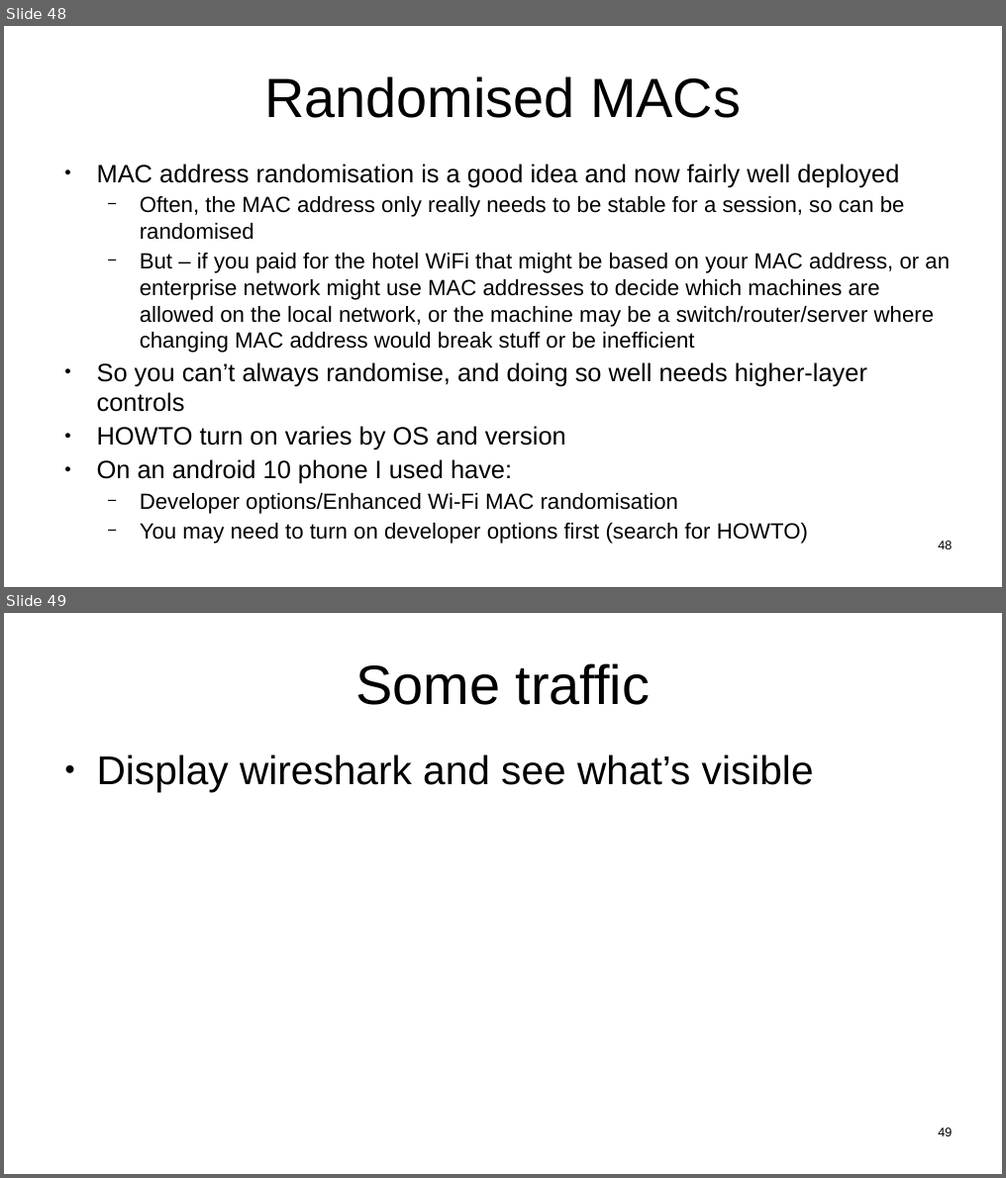
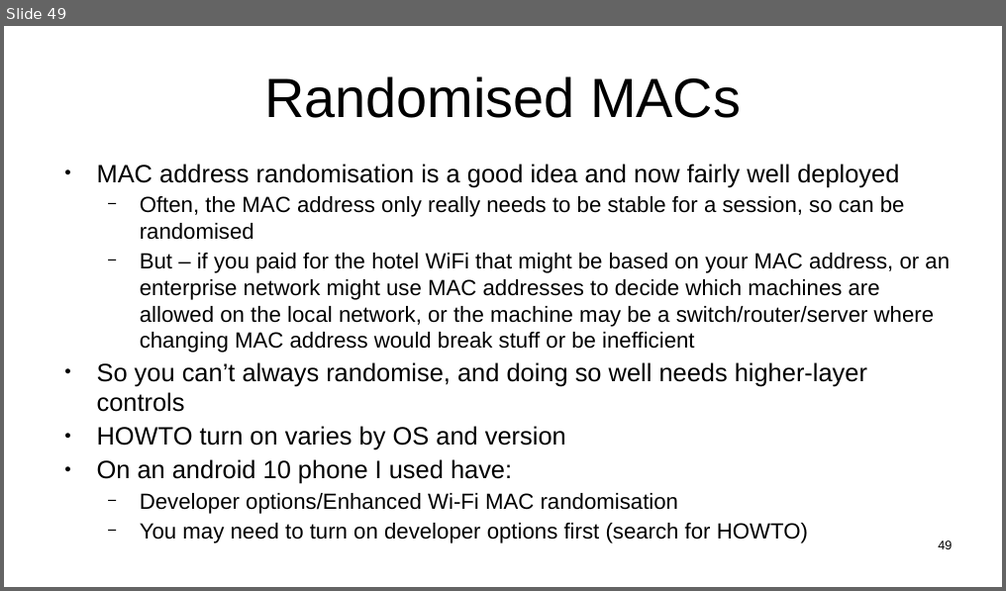
Before and after one commit to sftcd/witidtm, a slide deck: lectures/2026-2027/labs.odp. Shown one above the other, each under a label of ours: slides 48 and 49 before the commit, slide 49 after it. The pictures are 1006x1178 and 1006x591 pixels, drawn with LibreOffice and Linux fonts; fonts in the diff are those of the drawing. Boxes give left, top, right and bottom in pixels: in the first picture for what was removed or moved away, otherwise in the second. Text is boxed around its words. In the diff, an @@ line names an element or a change of style, - is before the commit and + after.

```diff
--- a/lectures/2026-2027/labs.odp
+++ b/lectures/2026-2027/labs.odp
@@ slide 49 removed at [4, 613, 1002, 1174], background #FFFFFF @@
@@ title removed at [355, 663, 649, 705] @@
-Some traffic
@@ text removed at [97, 755, 814, 792] @@
-● Display wireshark and see what’s visible
@@ page number removed at [938, 1128, 951, 1137] @@
-49
@@ what was slide 48 is now slide 49 @@
```
Also in this commit, not shown: 2 slides changed, 2 other slides removed, 3 other files.
